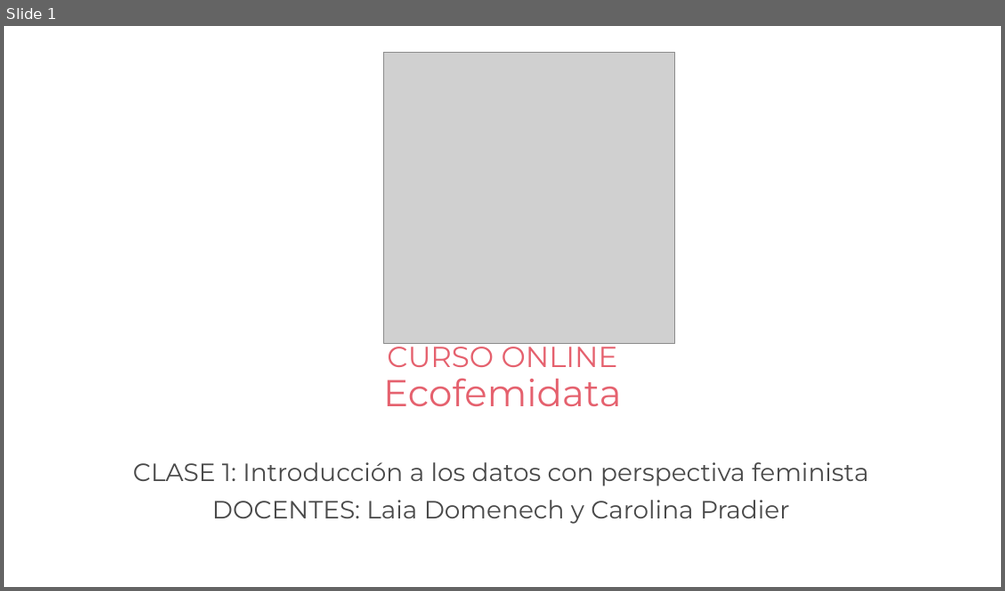
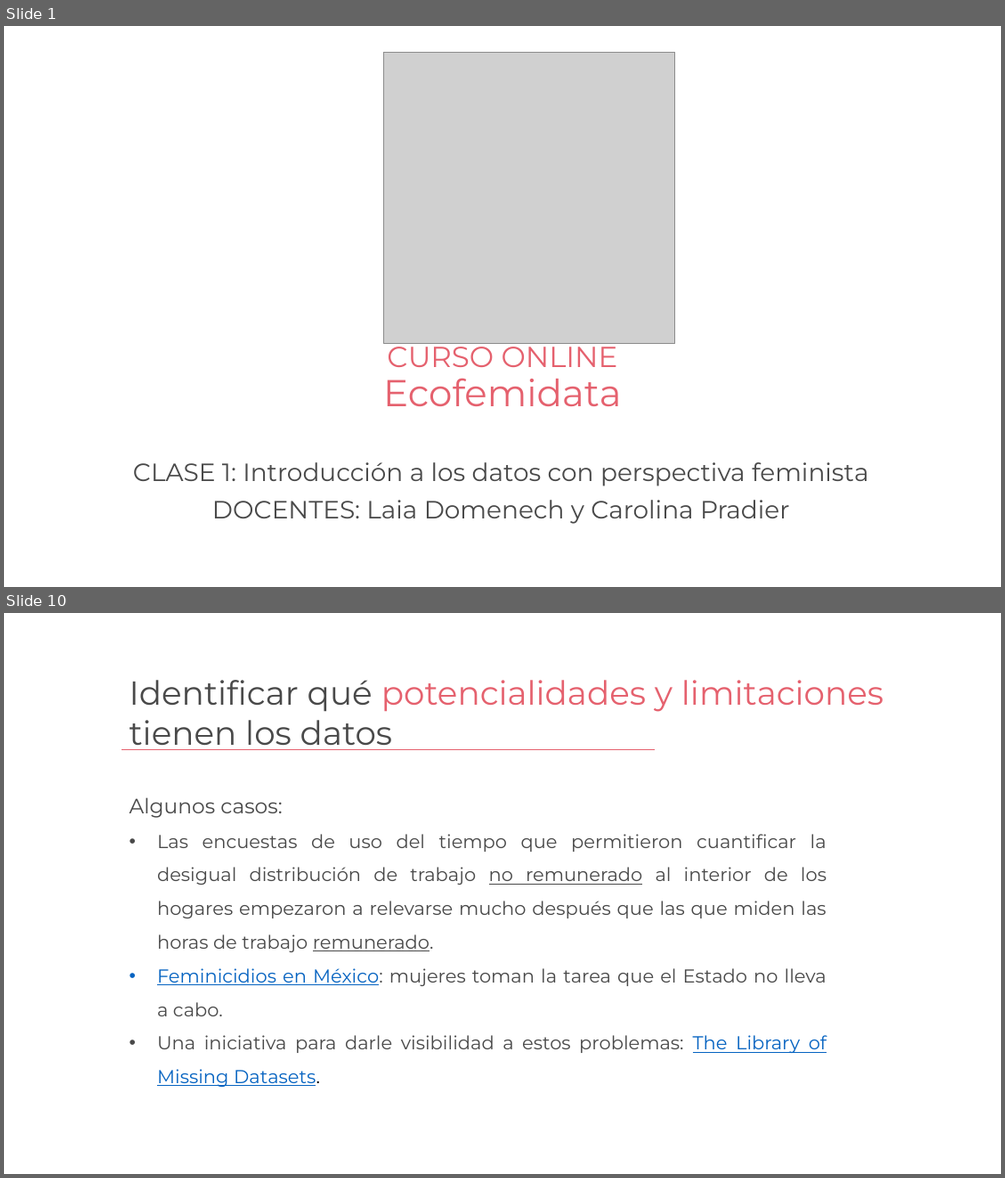
Before and after one commit to caropradier/Curso-Ecofemidata, a slide deck: clase1/Clase1 - Curso Ecofemidata.pptx. Shown one above the other, each under a label of ours: slide 1 before the commit, slides 1 and 10 after it; the slides between them are not shown. The pictures are 1005x591 and 1005x1178 pixels, drawn with LibreOffice and Linux fonts; fonts in the diff are those of the drawing; grey boxes stand for pictures; background and template pictures are left out. Boxes give left, top, right and bottom in pixels: in the first picture for what was removed or moved away, otherwise in the second. Text is boxed around its words. In the diff, an @@ line names an element or a change of style, - is before the commit and + after.

```diff
--- a/clase1/Clase1 - Curso Ecofemidata.pptx
+++ b/clase1/Clase1 - Curso Ecofemidata.pptx
@@ slide 10 added at (4, 613, 1001, 1174), background picture (left out) @@
@@ text added at (129, 680, 883, 750), 32 pt, text #494949 @@
+Identificar qué potencialidades y limitaciones tienen los datos
@@ line added from (122, 750) to (655, 750), #E5616E 0.5 pt @@
@@ text added at (129, 797, 826, 1086), 18 pt, text #494949 @@
+Algunos casos:
+• Las encuestas de uso del tiempo que permitieron cuantificar la desigual distribución de trabajo no remunerado al interior de los hogares empezaron a relevarse mucho después que las que miden las horas de trabajo remunerado.
+• Feminicidios en México: mujeres toman la tarea que el Estado no lleva a cabo.
+• Una iniciativa para darle visibilidad a estos problemas: The Library of Missing Datasets.
```
Also in this commit, not shown: 20 other slides added, 1 slide removed, 3 other files.
